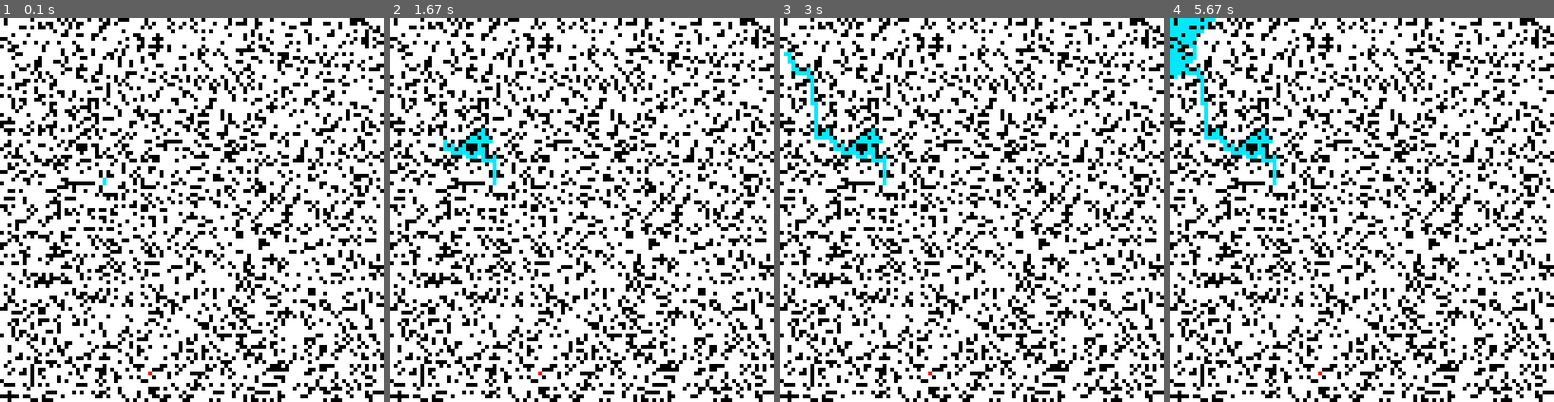
Above: before the commit, frames 1-4 (left to right).
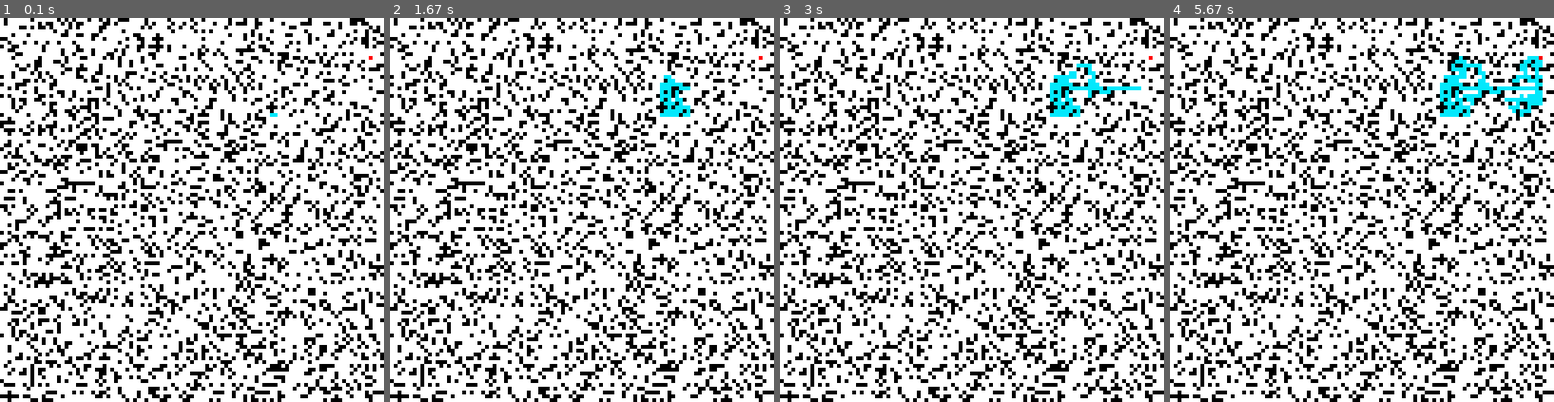
Above: after the commit, the same moments.

Repository: zain-sayed/IntroToAI
Game: pygame game, started from pygameBase.py
The game is run twice, just before and just after one commit, with the same random seed, the same clock (stepped at 60 frames per second) and the same inputs.
Inputs:
- Up to frame 1 (0.1 s): no input
- Up to frame 2 (1.67 s): no input
- Up to frame 3 (3 s): no input
- Up to frame 4 (5.67 s): no input

The runs differ from the first frame. In frame 1, less than 0.1% of the frame differs, in the area x 26-98%, y 9-94%; in frame 2, 1.0%; in frame 3, 1.8%; in frame 4, 3.3%, in the area x 0-98%, y 0-94%.

Commit message:
kind of a dub?

Diff:
--- a/astar.py
+++ b/astar.py
@@ -17,6 +17,7 @@
 # finds f value of a node
 def findf(x, y):
     return findg(x, y) + findh(x, y)
+    #return findg(x, y)
 
 
 # compare f values on openlist conflict
@@ -146,5 +147,9 @@
     # add currnode to closed list and change color
     globalvars.closedlist.append(currentNode)
     globalvars.grid[x][y] = 4
-    currentX = x
-    currentY = y
+    globalvars.currentX = x
+    globalvars.currentY = y
+    print(globalvars.currentX)
+    print(globalvars.currentY)
+    if globalvars.goalCord == currentNode.coordinates:
+        goalState = True
--- a/globalvars.py
+++ b/globalvars.py
@@ -1,20 +1,23 @@
 #Contains all global variables in the code
+import random
 
 # global openlist
 openlist = []
 
 # closedlist and globals for currx and curry (printing purposes)
 closedlist = []
-currentX = -1
-currentY = -1
+currentX = 0
+currentY = 0
 
 # grid
 grid = []
 
 # start coords
-rand_start_x = -1
-rand_start_y = -1
+rand_start_x = random.randint(0,100)
+rand_start_y = random.randint(0,100)
 
 # goal coords
-rand_goal_x = -1
-rand_goal_y = -1
+rand_goal_x = random.randint(0,100)
+rand_goal_y = random.randint(0,100)
+goalCord = (100, 100)
+goalState = False
--- a/openList.py
+++ b/openList.py
@@ -58,7 +58,6 @@
 def insert(toinsert):
     globalvars.openlist.append(toinsert)
     siftup()
-    printList()
 
 
 # pop to remove out of the globalvars.openlist
--- a/pygameBase.py
+++ b/pygameBase.py
@@ -36,19 +36,19 @@
         else:
             globalvars.grid[row].append(1)
 
-rand_start_x = random.randint(0,100)
-rand_start_y = random.randint(0,100)
-rand_goal_x = random.randint(0,100)
-rand_goal_y = random.randint(0,100)
+#rand_start_x = random.randint(0,100)
+#rand_start_y = random.randint(0,100)
+#rand_goal_x = random.randint(0,100)
+#rand_goal_y = random.randint(0,100)
 
-print(rand_start_x,  rand_start_y)
-print(rand_goal_x,rand_goal_y)
+print(globalvars.rand_start_x,  globalvars.rand_start_y)
+print(globalvars.rand_goal_x,globalvars.rand_goal_y)
 
-globalvars.grid[rand_start_x][rand_start_y] = 2
-globalvars.grid[rand_goal_x][rand_goal_y] = 3
+globalvars.grid[globalvars.rand_start_x][globalvars.rand_start_y] = 2
+globalvars.grid[globalvars.rand_goal_x][globalvars.rand_goal_y] = 3
 
-startCord = (rand_start_x,rand_start_y)
-goalCord =  (rand_goal_x,rand_goal_y)
+startCord = (globalvars.rand_start_x,globalvars.rand_start_y)
+goalCord =  (globalvars.rand_goal_x,globalvars.rand_goal_y)
 
 startNode = Treenode(0, None, startCord)
 
@@ -115,8 +115,9 @@
     goalState = False
     if (len(globalvars.openlist) != 0) and (goalState is False):
         repeatedForwardAstar()
-    #elif goalState is True:
+    elif goalState is True:
         # backtrack
+        done = True
 
     elif len(globalvars.openlist) == 0:
         print("Cannot find goal, path is blocked!")
